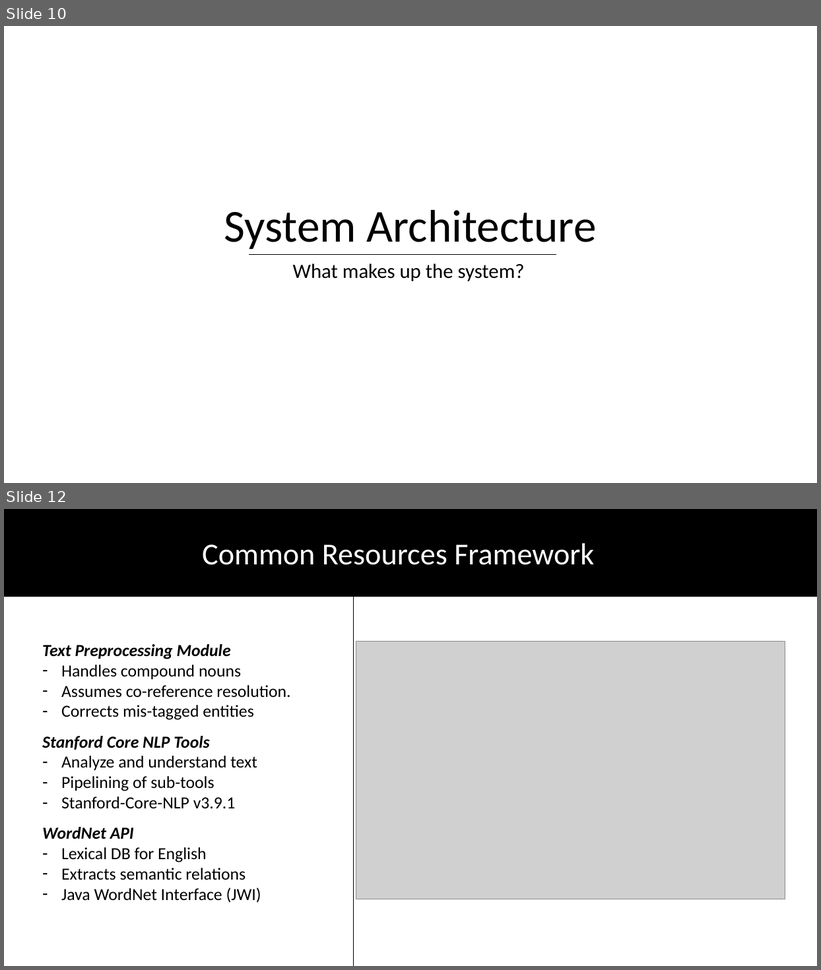
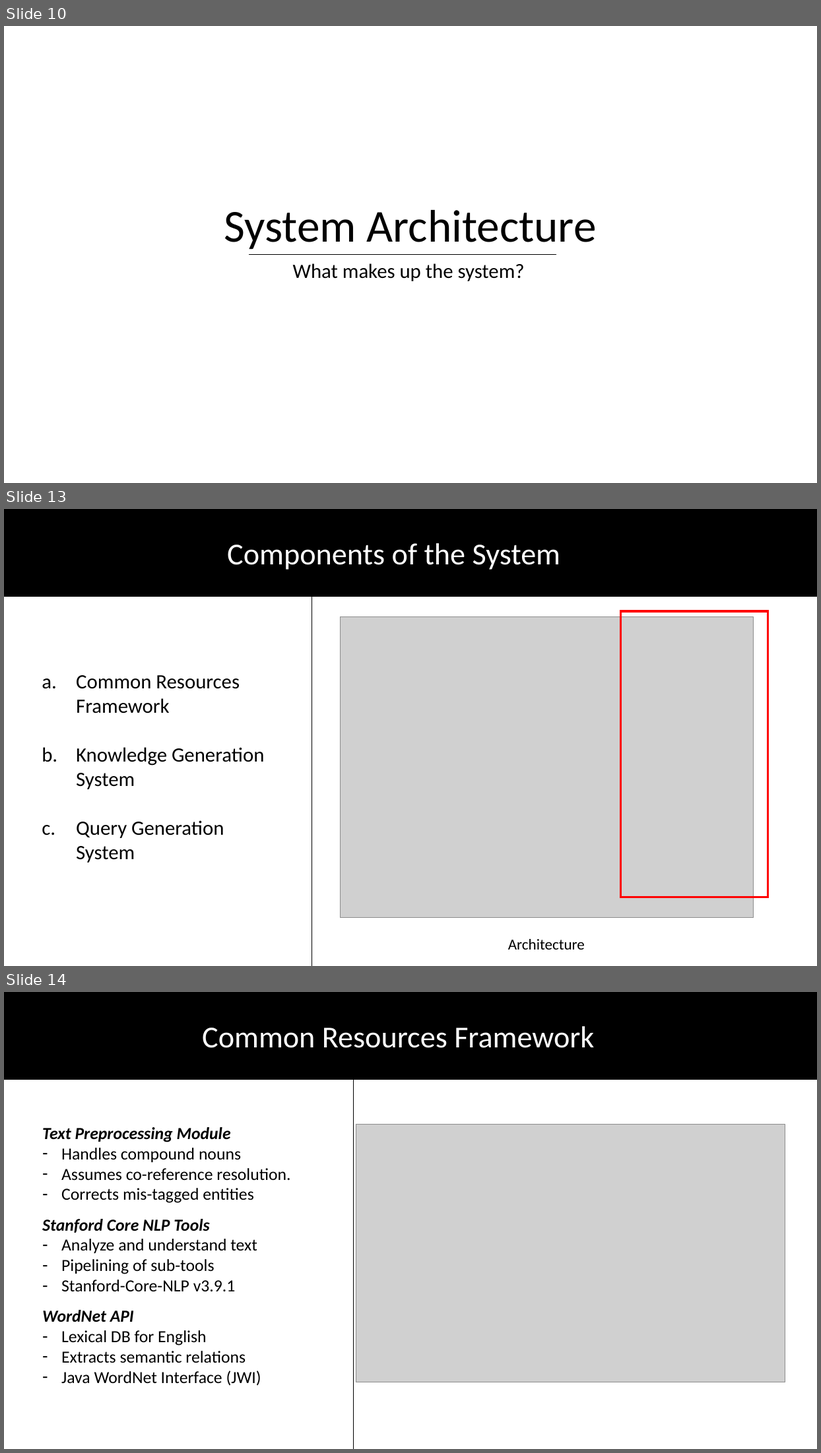
Before and after one commit to DhruvaPendharkar/thesis-project, a slide deck: Notes/ThesisPresentation.pptx. Shown one above the other, each under a label of ours: slides 10 and 12 before the commit, slides 10, 13 and 14 after it; the slides between them are not shown. The pictures are 821x970 and 821x1453 pixels, drawn with LibreOffice and Linux fonts; fonts in the diff are those of the drawing; grey boxes stand for pictures. Boxes give left, top, right and bottom in pixels: in the first picture for what was removed or moved away, otherwise in the second. Text is boxed around its words. In the diff, an @@ line names an element or a change of style, - is before the commit and + after.

```diff
--- a/Notes/ThesisPresentation.pptx
+++ b/Notes/ThesisPresentation.pptx
@@ slide 13 added at (4,509,817,966), background #FFFFFF @@
@@ rectangle added at (4,509,817,596), fill #000000, outline #000000 1 pt @@
@@ text added at (227,543,560,570), 36 pt, text #FFFFFF @@
+Components of the System
@@ line added from (312, 596) to (312, 966), #000000 0.5 pt @@
@@ picture added at (341,617,754,918) @@
@@ rectangle added at (621,611,768,898), outline #FF0000 2.5 pt @@
@@ text added at (76,675,264,863), 24 pt, text #000000 @@
+a. Common Resources Framework
+b. Knowledge Generation System
+c. Query Generation System
@@ text added at (508,939,585,950), 18 pt, text #000000 @@
+Architecture
@@ what was slide 12 is now slide 14 @@
```
Also in this commit, not shown: 12 slides changed, 1 other slide added.
